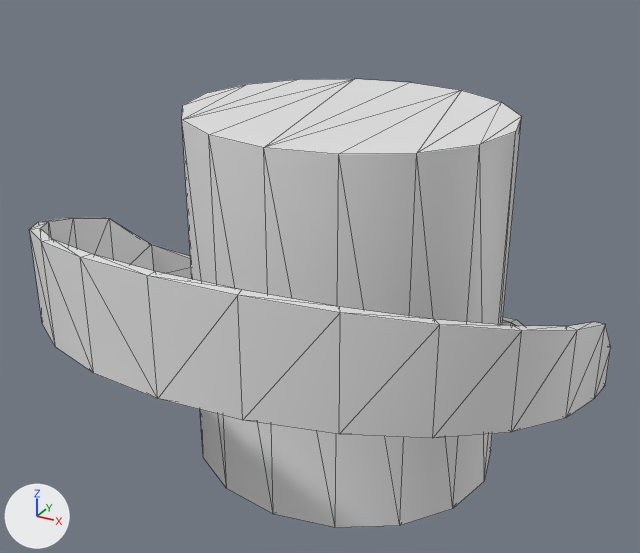
What one commit did to the OBJ model assets/meshes/head/Titan_GorgetRecess.obj.
Camera for both pictures: a 50 mm lens placed at (2.69, -4.91, 2.68), pointed at (-0.01, 0.0, 0.22). Arrows for +X, +Y and +Z are at lower left; the lights stay in place. The picture after the commit comes second. Mesh edges are drawn as thin lines. Where no turn or scale is listed for an object, it has been applied to the vertices.

The older version as bpy lines, for what is in view:
```python
me_titan_gorgetrecess = bpy.data.meshes.new('Titan_GorgetRecess')
me_titan_gorgetrecess.from_pydata(...)  # 128 vertices, 252 faces; spans x -1.91..1.91, y -1.8..1.8, z -1.31..1.31
ob_titan_gorgetrecess = bpy.data.objects.new('Titan_GorgetRecess', me_titan_gorgetrecess)
ob_titan_gorgetrecess.location = (0.0, 0.0, 0.0)
```
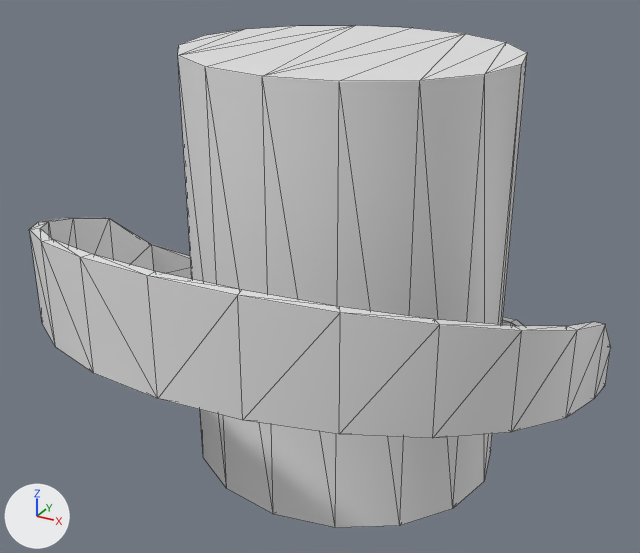
The newer file is also turned or shifted as a whole; pictures and numbers use the older file's frame.

Where the change shows, as pixel boxes (x1, y1, x2, y2) in the pictures (640 x 553 px; the box of a moved part takes in the faces that stretch with it):
'Titan_GorgetRecess', reshaped (12% taller): before (29, 79, 611, 528); after (29, 25, 611, 528)
part 1 of me_titan_gorgetrecess, moved or reshaped: before (182, 79, 522, 517); after (178, 25, 527, 517)

Patch to the scene script:
```diff
--- a/assets/meshes/head/Titan_GorgetRecess.obj.py
+++ b/assets/meshes/head/Titan_GorgetRecess.obj.py
@@ me_titan_gorgetrecess @@
 # used by ob_titan_gorgetrecess; location = (0.0, 0.0, 0.0)
-me_titan_gorgetrecess.from_pydata(...)  # 128 vertices, 252 faces; spans x -1.91..1.91, y -1.8..1.8, z -1.31..1.31
+me_titan_gorgetrecess.from_pydata(...)  # 128 vertices, 252 faces; spans x -1.91..1.91, y -1.8..1.8, z -1.31..1.71
+# me_titan_gorgetrecess part 1: all 16 vertices in x -1.16..1.16, y -0.69..1.43, z 1.31 are moved by (0.0, 0.0, 0.41)
```
